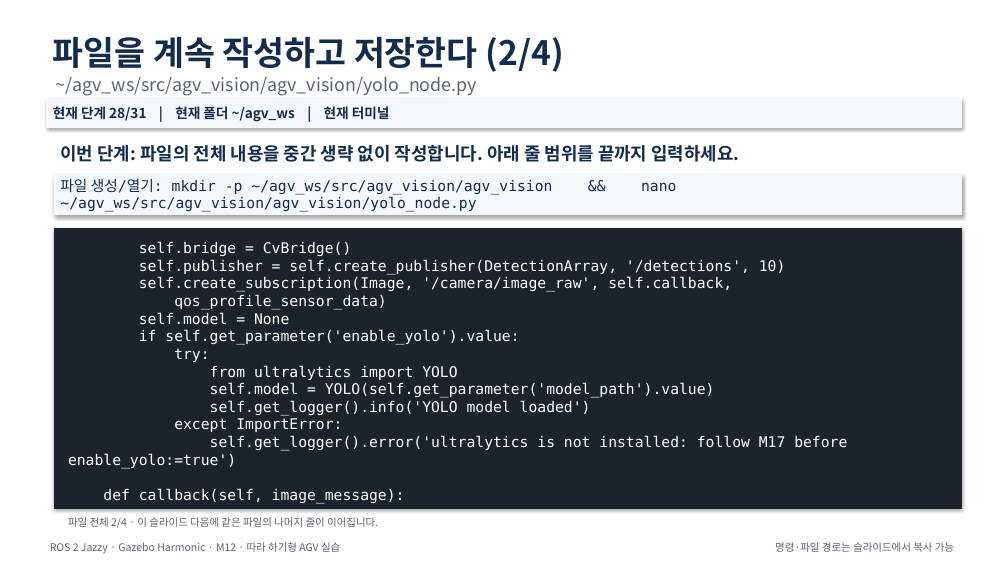
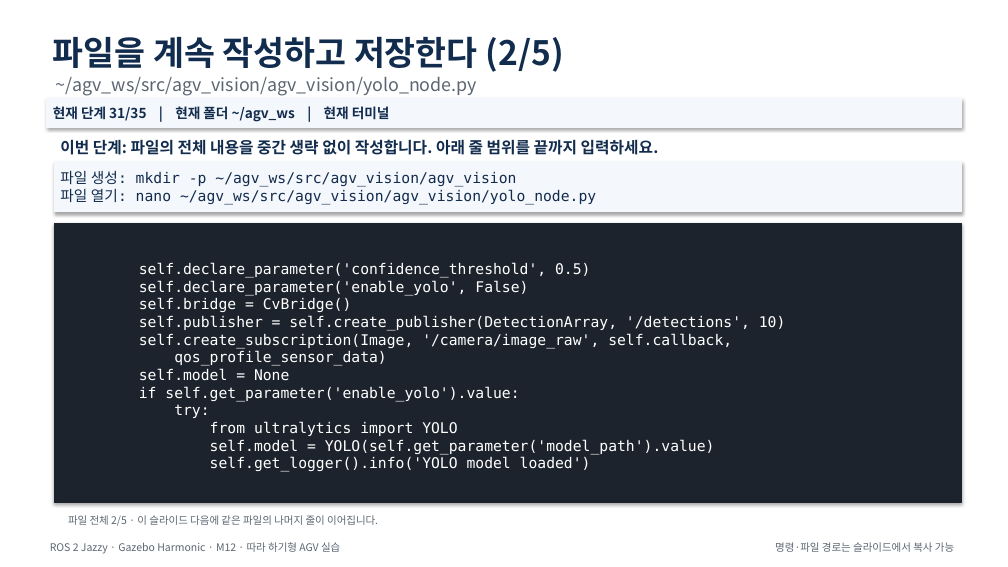
Before and after one commit to choimagon/ros2_curri, a slide deck: slide 37 of blocks/D_sensors/M12_camera_sensor/M12_Camera_Sensor.pptx (slide 34 before the commit). Drawn at 1008x567 pixels with LibreOffice and Linux fonts; fonts in the diff are those of the drawing. Boxes give left, top, right and bottom in pixels: in the first picture for what was removed or moved away, otherwise in the second. Text is boxed around its words. In the diff, an @@ line names an element or a change of style, - is before the commit and + after.

Commit message:
Fix module presentation layout collisions

```diff
--- a/blocks/D_sensors/M12_camera_sensor/M12_Camera_Sensor.pptx
+++ b/blocks/D_sensors/M12_camera_sensor/M12_Camera_Sensor.pptx
@@ text at (53,36,564,72): text changed @@
-파일을 계속 작성하고 저장한다 (2/4)
+파일을 계속 작성하고 저장한다 (2/5)
@@ text in rectangle at (53,106,390,122): text changed @@
-현재 단계 28/31 | 현재 폴더 ~/agv_ws | 현재 터미널
+현재 단계 31/35 | 현재 폴더 ~/agv_ws | 현재 터미널
@@ text "이번 단계: 파일의 전체 내용을 ..." at (60,137,659,158): size 17 to 15 pt @@
@@ rectangle "파일 생성: mkdir -p ~/agv_ws/src/agv_vision/agv_vision ...": place and size @@
-rectangle "파일 생성: mkdir -p ~/agv_ws/src/agv_vision/agv_vision ..." at (54,174,962,215)
+rectangle "파일 생성: mkdir -p ~/agv_ws/src/agv_vision/agv_vision ..." at (54,162,962,212)
@@ text in rectangle at (60,171,596,205): text changed @@
-파일 생성/열기: mkdir -p ~/agv_ws/src/agv_vision/agv_vision && nano ~/agv_ws/src/agv_vision/agv_vision/yolo_node.py
+파일 생성: mkdir -p ~/agv_ws/src/agv_vision/agv_vision
+파일 열기: nano ~/agv_ws/src/agv_vision/agv_vision/yolo_node.py
@@ rectangle "self.declare_parameter('confidence_threshold', 0.5) self.dec ...": place and size @@
-rectangle "self.declare_parameter('confidence_threshold', 0.5) self.dec ..." at (54,228,962,508)
+rectangle "self.declare_parameter('confidence_threshold', 0.5) self.dec ..." at (54,224,962,502)
@@ text in rectangle at (139,262,786,472): text changed @@
-self.bridge = CvBridge()
-self.publisher = self.create_publisher(DetectionArray, '/detections', 10)
-self.create_subscription(Image, '/camera/image_raw', self.callback,
-qos_profile_sensor_data)
-self.model = None
-if self.get_parameter('enable_yolo').value:
-try:
-from ultralytics import YOLO
-self.model = YOLO(self.get_parameter('model_path').value)
-self.get_logger().info('YOLO model loaded')
-except ImportError:
-self.get_logger().error('ultralytics is not installed: follow M17 before enable_yolo:=true')
-def callback(self, image_message):
+self.declare_parameter('confidence_threshold', 0.5)
+self.declare_parameter('enable_yolo', False)
+self.bridge = CvBridge()
+self.publisher = self.create_publisher(DetectionArray, '/detections', 10)
+self.create_subscription(Image, '/camera/image_raw', self.callback,
+qos_profile_sensor_data)
+self.model = None
+if self.get_parameter('enable_yolo').value:
+try:
+from ultralytics import YOLO
+self.model = YOLO(self.get_parameter('model_path').value)
+self.get_logger().info('YOLO model loaded')
@@ text at (68,515,378,526): text changed @@
-파일 전체 2/4 · 이 슬라이드 다음에 같은 파일의 나머지 줄이 이어집니다.
+파일 전체 2/5 · 이 슬라이드 다음에 같은 파일의 나머지 줄이 이어집니다.
```
Also in this commit, not shown: 28 other slides changed, 4 slides added, 22 other files.
